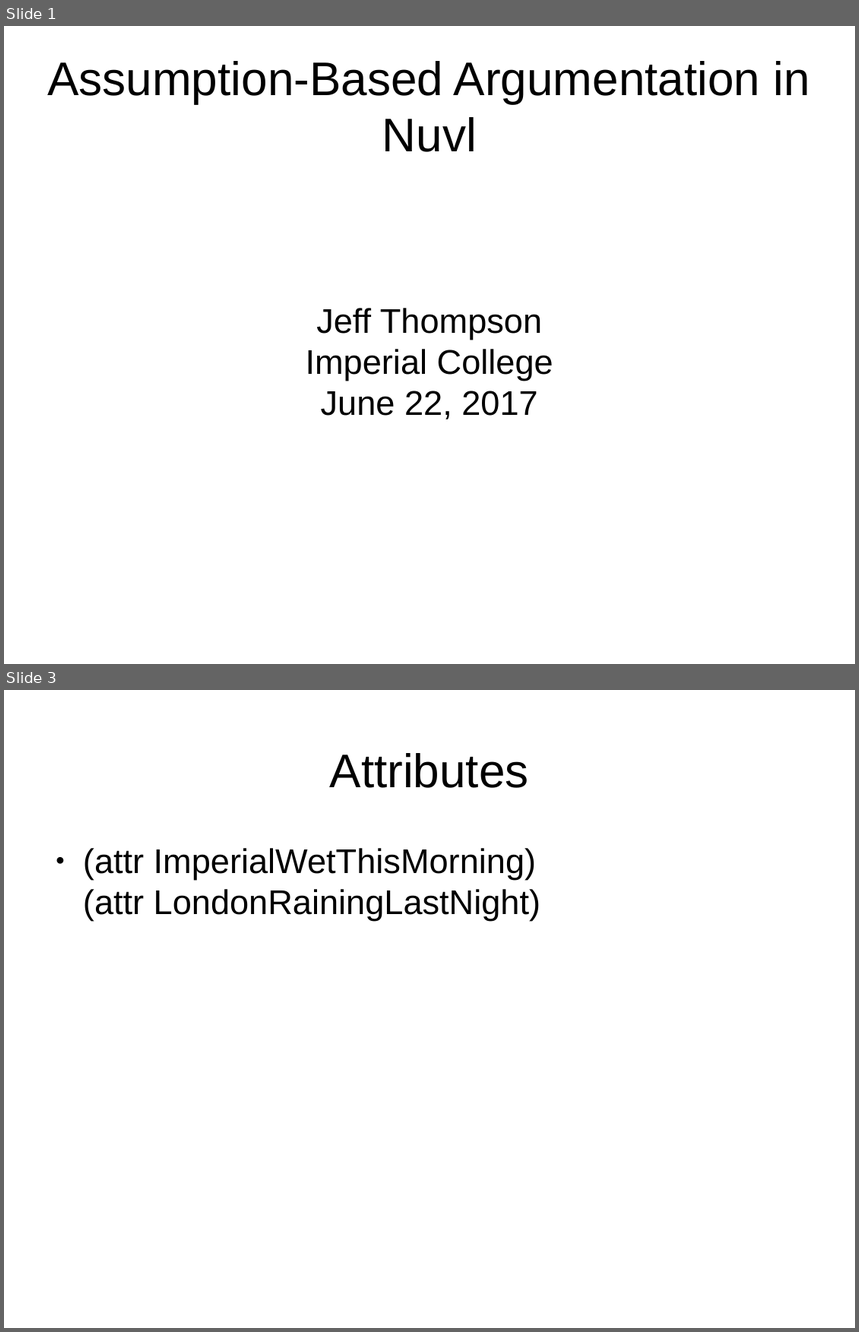
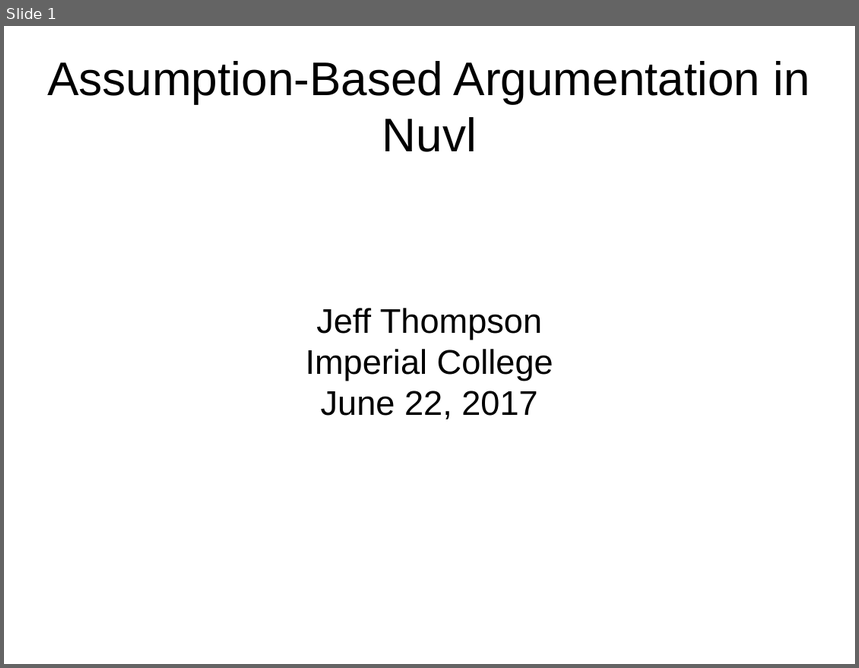
Before and after one commit to jefft0/nuvlworld, a slide deck: doc/Argumentation in Nuvl.odp. Shown one above the other, each under a label of ours: slides 1 and 3 before the commit, slide 1 after it; the slides between them are not shown. The pictures are 859x1332 and 859x668 pixels, drawn with LibreOffice and Linux fonts; fonts in the diff are those of the drawing. Boxes give left, top, right and bottom in pixels: in the first picture for what was removed or moved away, otherwise in the second. Text is boxed around its words. In the diff, an @@ line names an element or a change of style, - is before the commit and + after.

```diff
--- a/doc/Argumentation in Nuvl.odp
+++ b/doc/Argumentation in Nuvl.odp
@@ slide 3 removed at box(4, 690, 855, 1328), background #FFFFFF @@
@@ title removed at box(330, 753, 529, 788) @@
-Attributes
@@ text removed at box(83, 848, 541, 921) @@
-● (attr ImperialWetThisMorning)
-  (attr LondonRainingLastNight)
```
Also in this commit, not shown: 3 slides changed, 8 slides added, 3 other slides removed.
